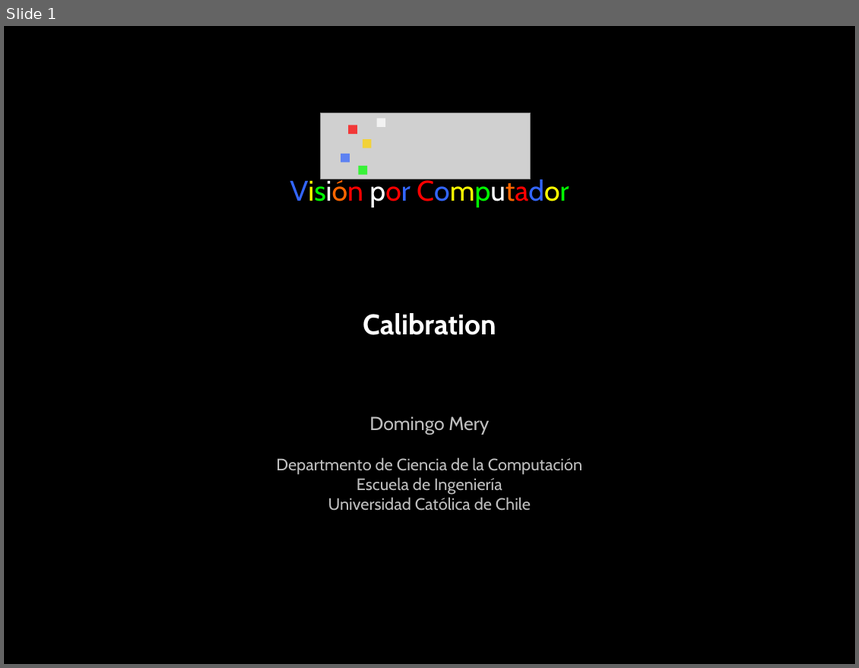
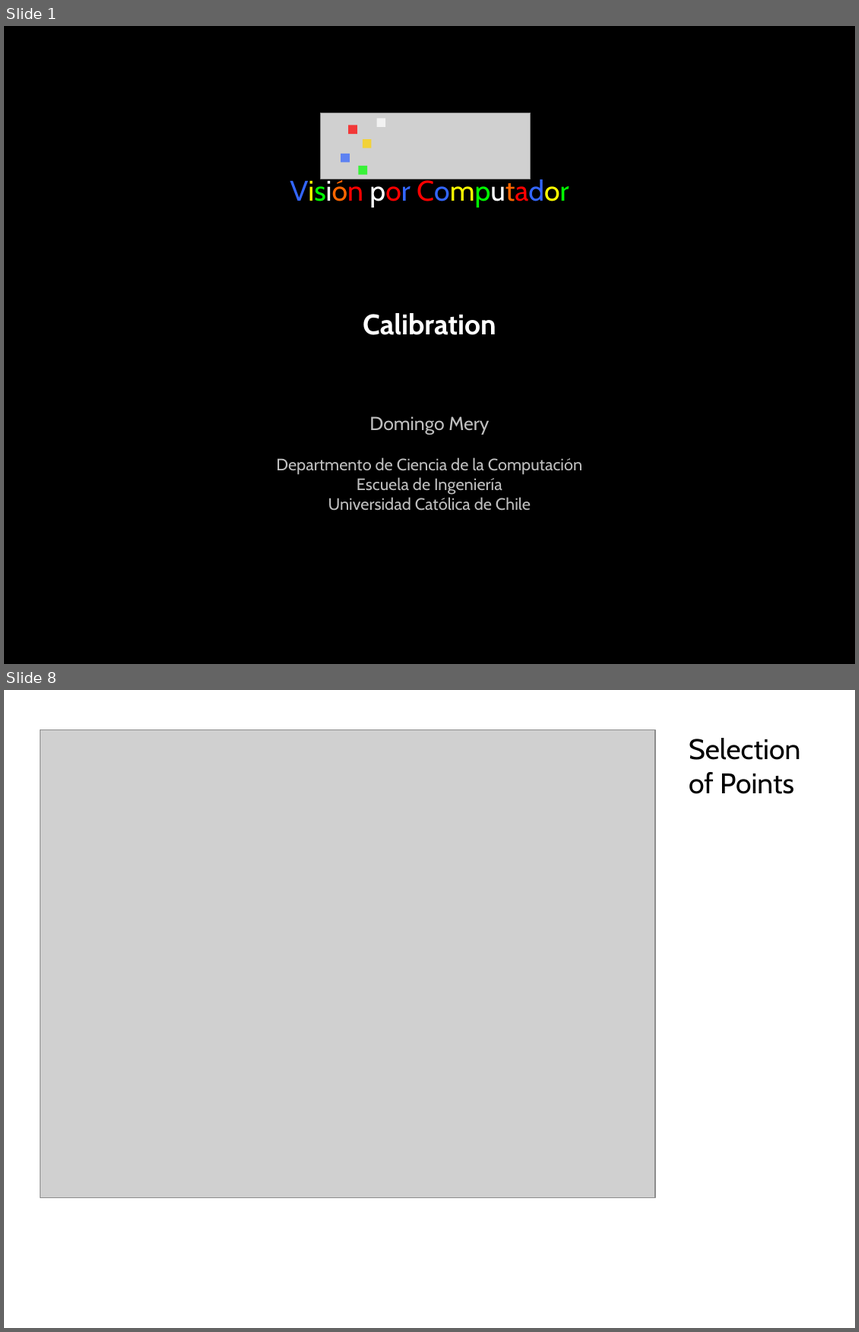
Before and after one commit to domingomery/vision, a slide deck: clases/Cap02_Geometria/presentaciones/CV02_Calibration.pptx. Shown one above the other, each under a label of ours: slide 1 before the commit, slides 1 and 8 after it; the slides between them are not shown. The pictures are 859x668 and 859x1332 pixels, drawn with LibreOffice and Linux fonts; fonts in the diff are those of the drawing; grey boxes stand for pictures. Boxes give left, top, right and bottom in pixels: in the first picture for what was removed or moved away, otherwise in the second. Text is boxed around its words. In the diff, an @@ line names an element or a change of style, - is before the commit and + after.

```diff
--- a/clases/Cap02_Geometria/presentaciones/CV02_Calibration.pptx
+++ b/clases/Cap02_Geometria/presentaciones/CV02_Calibration.pptx
@@ slide 8 added at box(4, 690, 855, 1328), background #FFFFFF @@
@@ picture added at box(40, 730, 656, 1198) @@
@@ text added at box(689, 738, 800, 794), 24 pt, text #000000 @@
+Selection
+of Points
```
Also in this commit, not shown: 2 slides changed, 18 other slides added, 16 other files.
